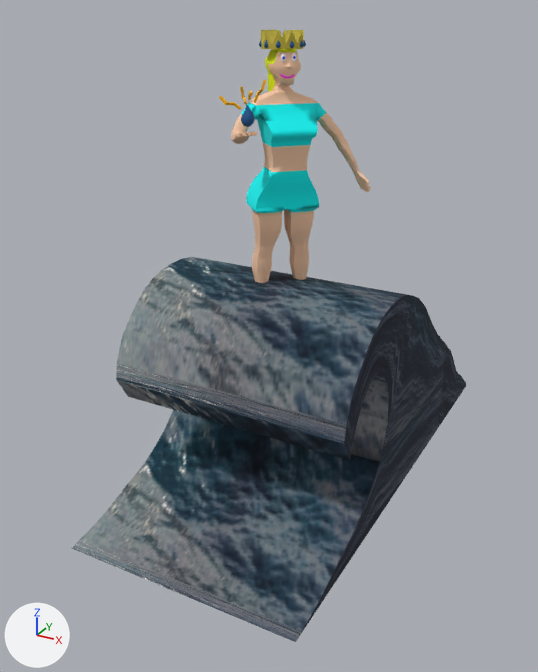
A saved change to the OBJ model UnityProject/Assets/Art/Combat/GODS/WaterGOD.obj.
Both versions are drawn from a 50 mm lens placed at (7.2, -11.03, 9.83), pointed at (0.08, 1.92, 3.35). The lights are fixed; the arrows at lower left show +X, +Y and +Z. Where no turn or scale is listed for an object, it has been applied to the vertices.

In view in the first picture: 'WaterGOD'.
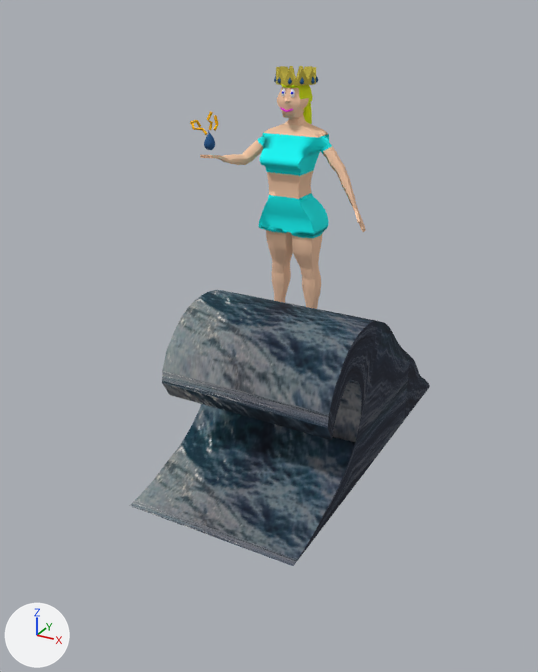
Patch to the scene script:
```diff
--- a/UnityProject/Assets/Art/Combat/GODS/WaterGOD.obj.py
+++ b/UnityProject/Assets/Art/Combat/GODS/WaterGOD.obj.py
@@ me_watergod @@
 me_watergod.from_pydata(...)  # 10315 vertices, 10400 faces; spans x -1.98..3.01, y -2.49..8.2, z 0.01..9.48
 # used by ob_watergod; location = (0.0, 0.0, 0.0)
+# me_watergod part 1: the loose piece of 509 vertices spanning x -1.98..3.01, y -2.49..8.2, z 0.01..4.84 is scaled about its middle by 0.752, then moved by (0.0, -0.21, -0.08)
+# me_watergod part 2: the loose piece of 1792 vertices spanning x 0.09..0.45, y 1.63..1.99, z 7.74..9.03 is turned -45 degrees about the z axis through its middle, then moved by (0.14, 0.96, -0.67)
+# me_watergod part 3: the loose piece of 382 vertices spanning x 0.7..0.78, y 1.19..1.27, z 8.97..9.12 is turned -45 degrees about the z axis through its middle, then moved by (-0.41, 0.8, -0.67)
+# me_watergod part 4: the loose piece of 382 vertices spanning x 0.84..0.91, y 1.33..1.4, z 8.97..9.12 is turned -45 degrees about the z axis through its middle, then moved by (-0.35, 0.67, -0.67)
+# me_watergod part 5: the loose piece of 5 vertices spanning x 0.69..0.88, y 1.22..1.41, z 8.77..9.04 is turned -45 degrees about the z axis through its middle, then moved by (-0.36, 0.74, -0.67)
+# me_watergod part 6: the loose piece of 42 vertices spanning x 0.7..0.91, y 1.16..1.37, z 8.7..8.78 is turned -45 degrees about the z axis through its middle, then moved by (-0.4, 0.74, -0.67)
+# me_watergod part 7: the loose piece of 1309 vertices spanning x -0.1..2.02, y -0.45..2.57, z 4.41..9.26 is turned -45 degrees about the z axis through its middle, then moved by (-0.6, 0.69, -0.67)
+# me_watergod part 8: the loose piece of 80 vertices spanning x 0.18..0.94, y 1.15..1.91, z 9.18..9.48 is turned -45 degrees about the z axis through its middle, then moved by (-0.14, 0.84, -0.67)
+# me_watergod part 9: the loose piece of 442 vertices spanning x 0.78..0.99, y -0.36..-0.15, z 8.07..8.47 is turned -45 degrees about the z axis through its middle, then moved by (-1.5, 1.14, -0.67)
+# me_watergod part 10: the loose piece of 12 vertices spanning x 1.0..1.2, y -0.66..-0.43, z 8.51..8.66 is turned -45 degrees about the z axis through its middle, then moved by (-1.77, 1.07, -0.67)
+# me_watergod part 11: the loose piece of 16 vertices spanning x 0.51..0.79, y -0.52..-0.27, z 8.33..8.56 is turned -45 degrees about the z axis through its middle, then moved by (-1.53, 1.34, -0.67)
+# me_watergod part 12: the loose piece of 16 vertices spanning x 1.0..1.24, y -0.36..-0.22, z 8.46..8.81 is turned -45 degrees about the z axis through its middle, then moved by (-1.59, 0.98, -0.67)
+# me_watergod part 13: the loose piece of 12 vertices spanning x 0.64..0.79, y -0.15..-0.03, z 8.4..8.67 is turned -45 degrees about the z axis through its middle, then moved by (-1.33, 1.2, -0.67)
 me_watergod.materials.append(mat_phonge2sg)
```

What differs and where, as boxes [x1, y1, x2, y2] in the pictures (538 x 672 px; the box of a moved part takes in the faces that stretch with it):
'WaterGOD', reshaped (24% narrower, 18% shorter)
    before: [72, 30, 466, 642]
    after: [130, 66, 430, 566]
part 1 of me_watergod, moved or reshaped
    before: [72, 257, 466, 642]
    after: [130, 290, 430, 566]
part 2 of me_watergod, moved or reshaped
    before: [268, 71, 275, 92]
    after: [303, 103, 312, 124]
part 3 of me_watergod, moved or reshaped
    before: [281, 53, 286, 62]
    after: [282, 88, 286, 97]
part 4 of me_watergod, moved or reshaped
    before: [292, 53, 296, 62]
    after: [291, 89, 295, 97]
part 5 of me_watergod, moved or reshaped
    before: [284, 63, 293, 70]
    after: [284, 98, 291, 104]
part 6 of me_watergod, moved or reshaped
    before: [280, 74, 295, 78]
    after: [280, 107, 293, 112]
part 7 of me_watergod, moved or reshaped
    before: [231, 49, 371, 283]
    after: [200, 85, 366, 309]
part 8 of me_watergod, moved or reshaped
    before: [261, 30, 304, 49]
    after: [276, 66, 316, 86]
part 9 of me_watergod, moved or reshaped
    before: [241, 104, 255, 127]
    after: [204, 130, 215, 150]
part 10 of me_watergod, moved or reshaped
    before: [248, 91, 253, 100]
    after: [190, 120, 201, 127]
part 11 of me_watergod, moved or reshaped
    before: [219, 96, 242, 110]
    after: [191, 124, 207, 135]
part 12 of me_watergod, moved or reshaped
    before: [254, 80, 266, 102]
    after: [207, 111, 213, 130]
part 13 of me_watergod, moved or reshaped
    before: [240, 86, 247, 104]
    after: [214, 115, 218, 131]
